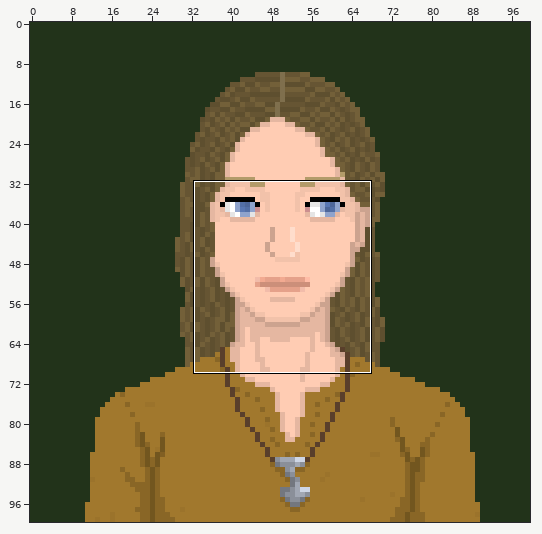
Sprite sheet, stored at Characters/Rulskrold-Yngvild/Portrait.png. Above: a wide view before the commit, with the close-up outlined.
Close-up. The starting point:
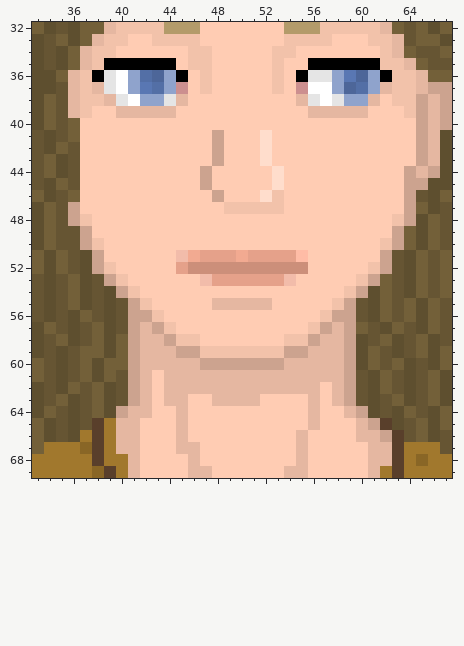
The file is 300x300 pixels, drawn in blocks of 3x3; one block is one cell here. Colours within 5 levels of each other are drawn and written as one. Shown: x 33..67, y 32..69.
The same view after the edit:
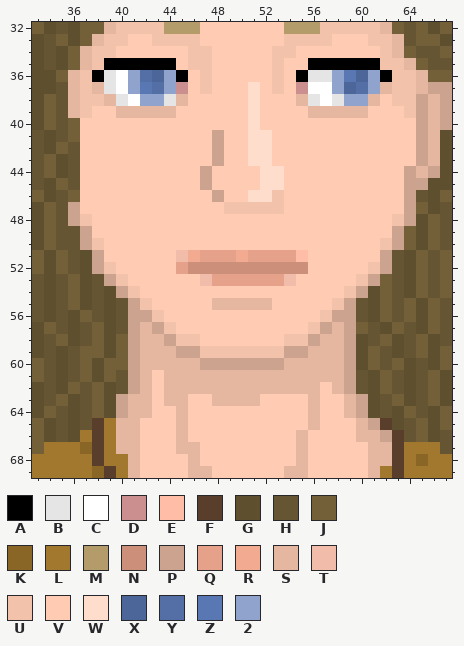
Palette (. is transparent): A #000000  B #e5e5e5  C #ffffff  D #cc8f8f  E #ffbca6  F #593f2b  G #5e4f2f  H #665533  J #736039  K #896626  L #a1782d  M #b39b6a  N #cc8f7a  P #cca38f  Q #e5a18a  R #f2aa91  S #e5b7a1  T #f2bcaa  U #f2c2aa  V #ffccb3  W #ffddcc  X #4d6699  Y #536fa6  Z #5977b3  2 #8fa3cc
Change:
@@ x 49..54 @@
 36 VVVVUV
-37 VVVVUV
-38 VVVVVV
-39 VVVVVV
-40 VVVVVV
-41 VVVWVV
-42 VVVWVV
-43 VVVWVV
-44 VVVVWV
-45 VVVVWV
-46 VVVWUV
+37 VVWVUV
+38 VVWVVV
+39 VVWVVV
+40 VVWVVV
+41 VVWWVV
+42 VVWWVV
+43 VVWWVV
+44 VVVWWV
+45 VVVWWV
+46 VVWWUV
 47 UUUUUV
@@ x 33..67 @@
 62 GHGJHJGHPSVSSSSSSSSSSSSSVSPHGJHGHJG
-63 GHJGHJGHPSVSSVVSSSSVVVVSVSPHGHJGHJG
+63 GHJGHJGPSSVSSVVSSSSVVVVSVVSPGHJGHJG
 64 GJHGHJGPSSVVSVVVVVVVVVVSVVSPGHGJHGJ
